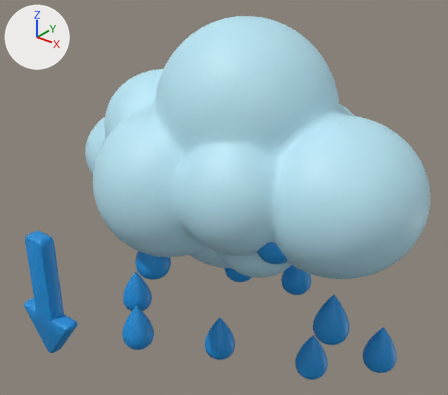
What one commit did to the FBX model Wasser/Assets/Models/Wasserkreislauf/regenwolke.fbx.
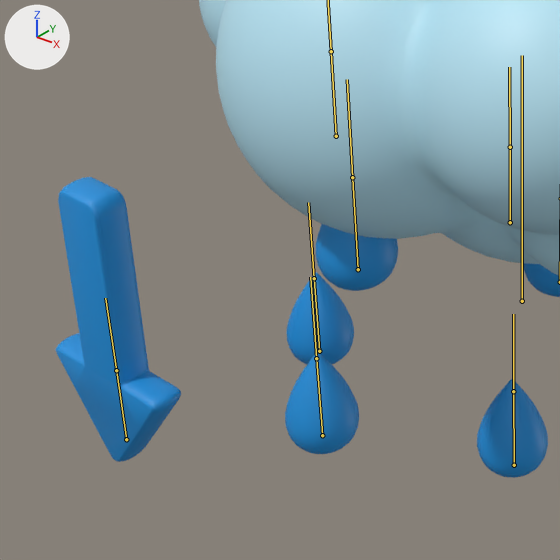
There are two pictures of each version: one whole from a 50 mm lens placed at (0.244, -0.308, 0.251), pointed at (-0.011, 0.011, 0.053), one close up on the part from 0% to 54% of the width and 39% to 100% of the height. The axes (+X, +Y, +Z) are drawn at upper left. The lights are the same throughout. Both versions are drawn at frame 25 of the action 'Armature_Regenwolke|versickerung'; the numbers are the values there. The bones that bend it are drawn over the model as lines in the close-ups.

Objects in the first close-up: 'Regenwolke'.
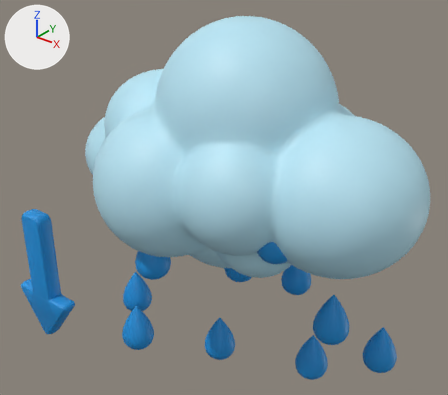
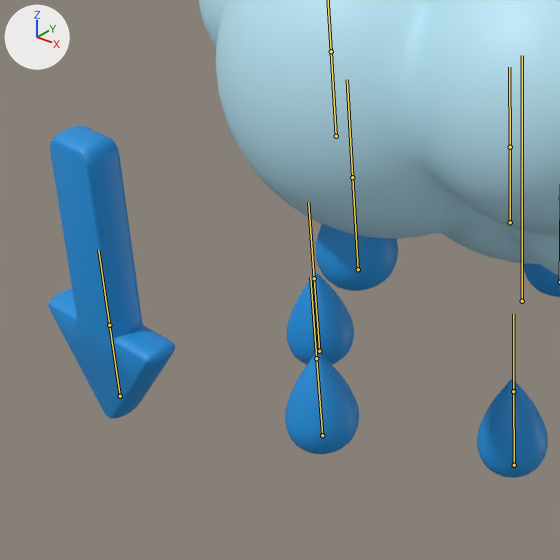
Edits to the scene script, one JSON object a line:
```json
{"block": "bone_pfeil", "where": "bone_pfeil = bpy.data.objects['Armature_Regenwolke'].pose.bones['pfeil']  # child of 'regen'"}
{"op": "set", "path": "bone_pfeil.location", "old": "(0.0, -0.0416, 0.0)", "new": "(0.0, -0.0219, 0.0)"}
```

Changed parts and their boxes [x1, y1, x2, y2] in the close-ups (560 x 560 px):
```json
{"object": "Regenwolke", "change": "posed", "before": [56, 0, 560, 478], "after": [48, 0, 560, 478]}
{"bone": "pfeil", "before": "(126, 439) to (116, 370)", "after": "(120, 396) to (109, 325)"}
```
